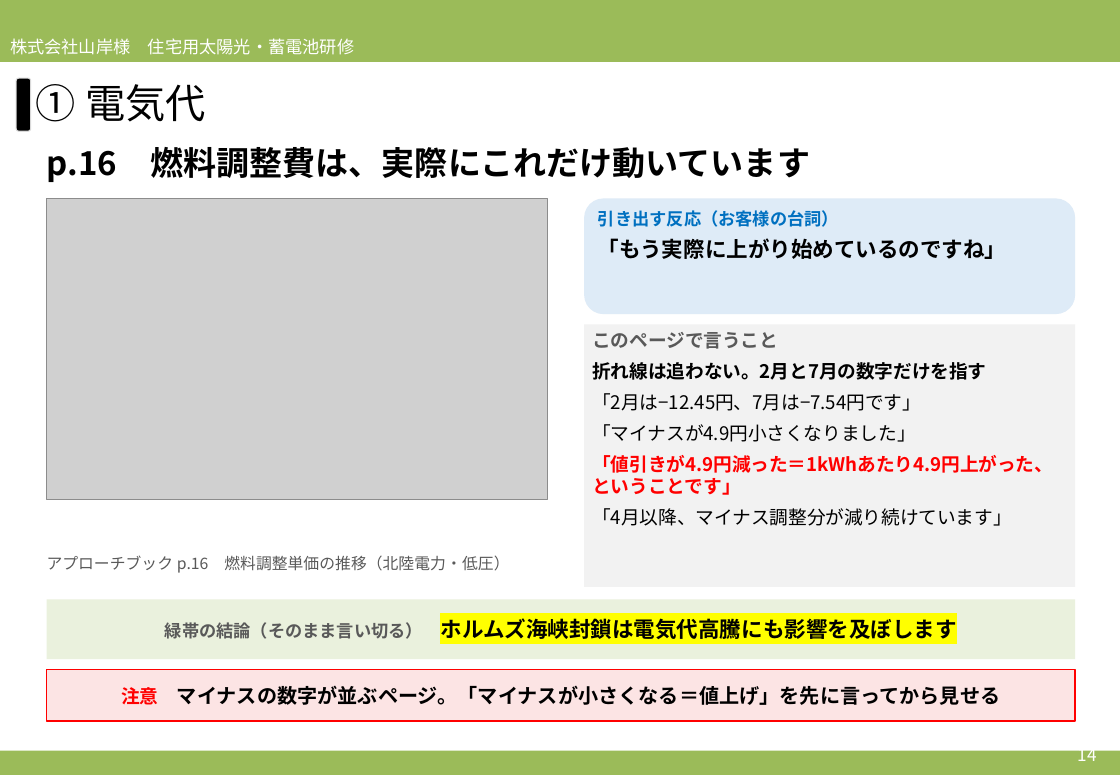
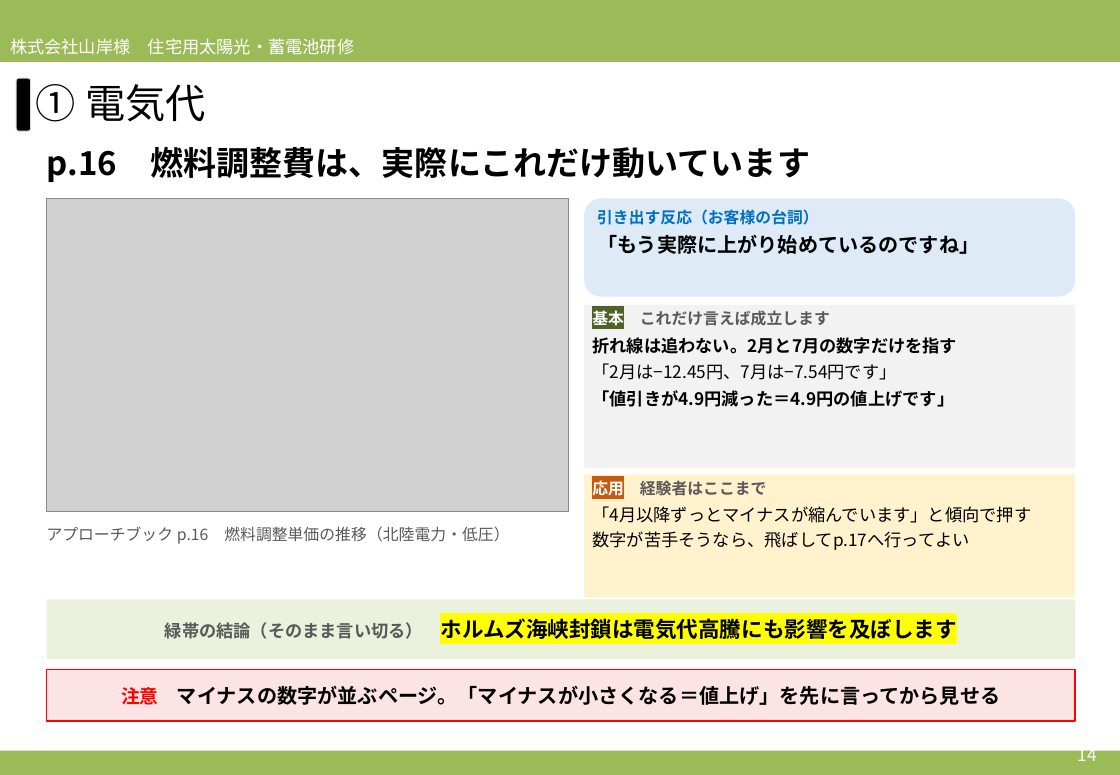
Before and after one commit to soshiro-iki-sys/-, a slide deck: slide 14 of slides/2026営業研修_必要性訴求パート_アプローチブックの伝え方.pptx. Drawn at 1120x775 pixels with LibreOffice and Linux fonts; fonts in the diff are those of the drawing; grey boxes stand for pictures. Boxes give left, top, right and bottom in pixels: in the first picture for what was removed or moved away, otherwise in the second. Text is boxed around its words. In the diff, an @@ line names an element or a change of style, - is before the commit and + after.

```diff
--- a/slides/2026営業研修_必要性訴求パート_アプローチブックの伝え方.pptx
+++ b/slides/2026営業研修_必要性訴求パート_アプローチブックの伝え方.pptx
@@ picture: place and size @@
-picture at box(47, 199, 548, 500)
+picture at box(47, 199, 569, 512)
@@ rounded rectangle "引き出す反応（お客様の台詞）": place and size @@
-rounded rectangle "引き出す反応（お客様の台詞）" at box(584, 199, 1076, 314)
+rounded rectangle "引き出す反応（お客様の台詞）" at box(584, 199, 1076, 297)
@@ rounded rectangle "引き出す反応（お客様の台詞）" at box(584, 199, 1076, 297): size 12 to 11 pt in "引き出す反応（お客様の台詞）"; size 15 to 14 pt in "「もう実際に上がり始めているのですね」"; less space between paragraphs @@
@@ rectangle "基本 これだけ言えば成立します": place and size @@
-rectangle "基本 これだけ言えば成立します" at box(584, 325, 1076, 587)
+rectangle "基本 これだけ言えば成立します" at box(584, 305, 1076, 468)
@@ text in rectangle at box(592, 310, 830, 326): text changed; size 13 to 11 pt @@
-このページで言うこと
+基本 これだけ言えば成立します
@@ text in rectangle at box(592, 337, 957, 380): size 13 to 12 pt in "折れ線は追わない。2月と7月の数字だけを指す", "「2月は−12.45円、7月は−7.54円です」"; less space between paragraphs @@
@@ text in rectangle at box(592, 390, 954, 407): text changed; size 13 to 12 pt; bold on @@
-「マイナスが4.9円小さくなりました」
-「値引きが4.9円減った＝1kWhあたり4.9円上がった、ということです」
-「4月以降、マイナス調整分が減り続けています」
+「値引きが4.9円減った＝4.9円の値上げです」
@@ rectangle added at box(584, 475, 1076, 598), fill #FFF2CC, 12 pt, text #000000 @@
+応用 経験者はここまで
+「4月以降ずっとマイナスが縮んでいます」と傾向で押す
+数字が苦手そうなら、飛ばしてp.17へ行ってよい
@@ text "アプローチブック p.16 燃料調整単価の推移（北陸電力・低圧）": place and size @@
-text "アプローチブック p.16 燃料調整単価の推移（北陸電力・低圧）" at box(47, 555, 509, 573)
+text "アプローチブック p.16 燃料調整単価の推移（北陸電力・低圧）" at box(47, 526, 509, 544)
```
Also in this commit, not shown: 22 other slides changed, 1 slide added, 3 other files.
